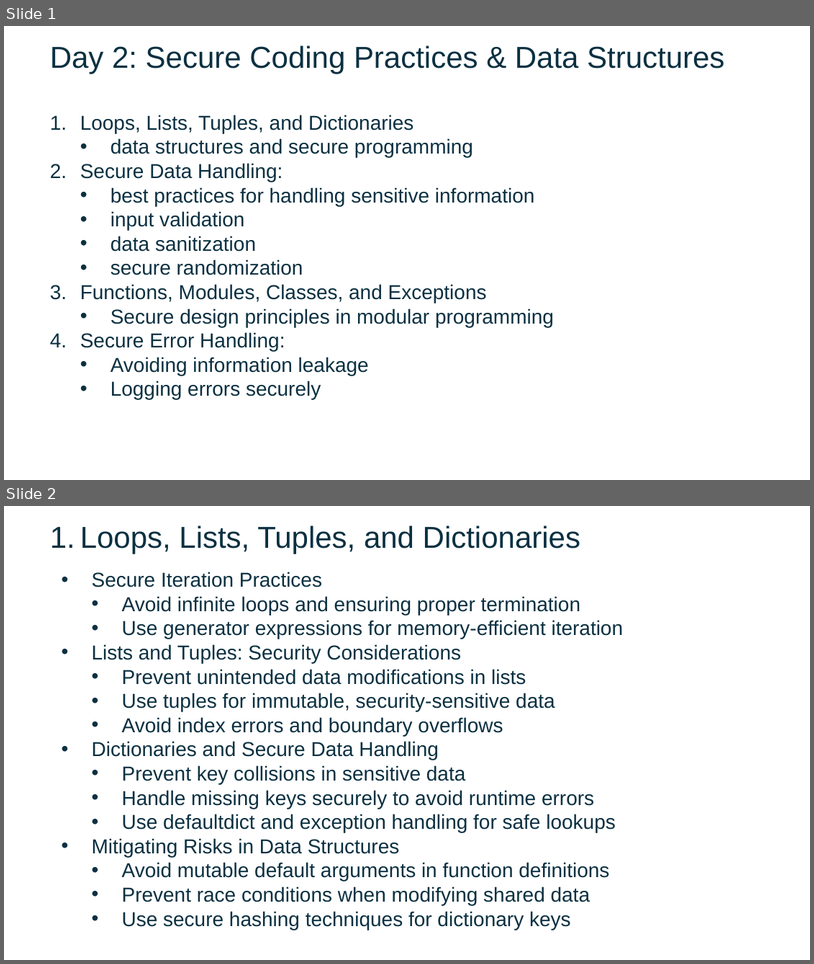
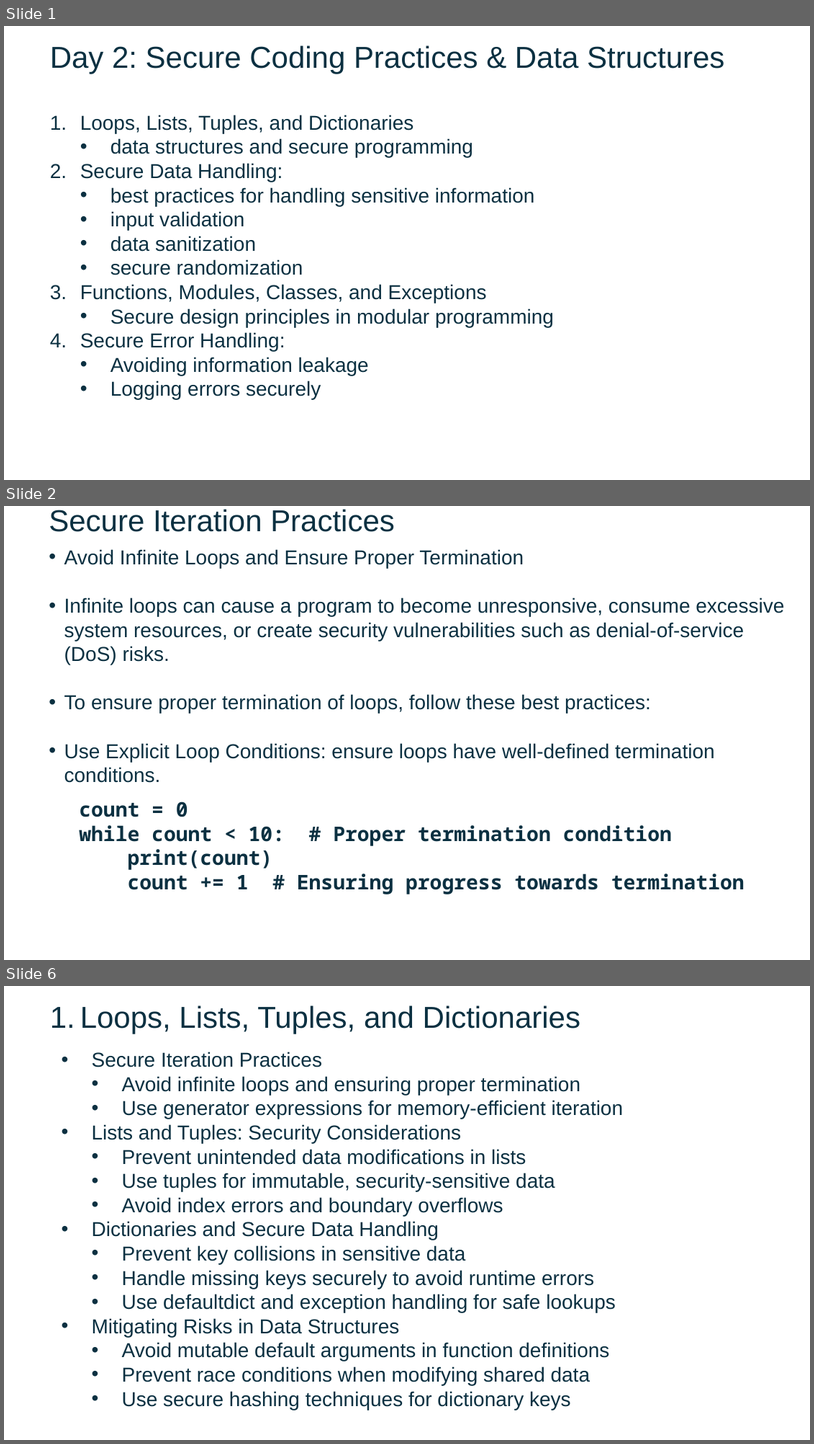
Before and after one commit to FSCJ-FacultyDev/SWC-Columbus-2025, a slide deck: Slides-Day2.pptx. Shown one above the other, each under a label of ours: slides 1 and 2 before the commit, slides 1, 2 and 6 after it; the slides between them are not shown. The pictures are 814x964 and 814x1444 pixels, drawn with LibreOffice and Linux fonts; fonts in the diff are those of the drawing; background and template pictures are left out. Boxes give left, top, right and bottom in pixels: in the first picture for what was removed or moved away, otherwise in the second. Text is boxed around its words. In the diff, an @@ line names an element or a change of style, - is before the commit and + after.

Commit message:
3/8

```diff
--- a/Slides-Day2.pptx
+++ b/Slides-Day2.pptx
@@ slide 2 added at bbox=[4, 506, 810, 960], background picture (left out) @@
@@ text added at bbox=[49, 509, 395, 532], 36 pt, text #0B3041 @@
+Secure Iteration Practices
@@ text added at bbox=[64, 549, 784, 894], 24 pt, text #0B3041 @@
+  • Avoid Infinite Loops and Ensure Proper Termination
+  • Infinite loops can cause a program to become unresponsive, consume excessive system resources, or create security vulnerabilities such as denial-of-service (DoS) risks.
+  • To ensure proper termination of loops, follow these best practices:
+  • Use Explicit Loop Conditions: ensure loops have well-defined termination conditions.
+  count = 0
+  while count < 10: # Proper termination condition
+  print(count)
+  count += 1 # Ensuring progress towards termination
@@ what was slide 2 is now slide 6 @@
```
Also in this commit, not shown: 3 other slides added.
